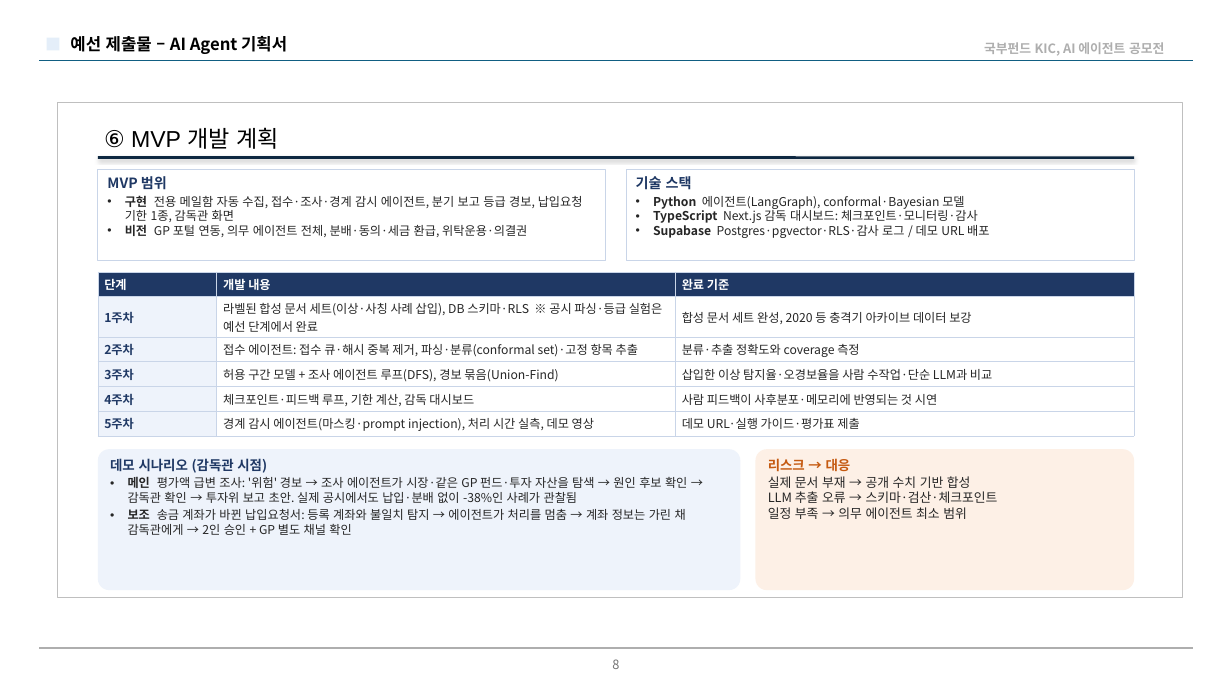
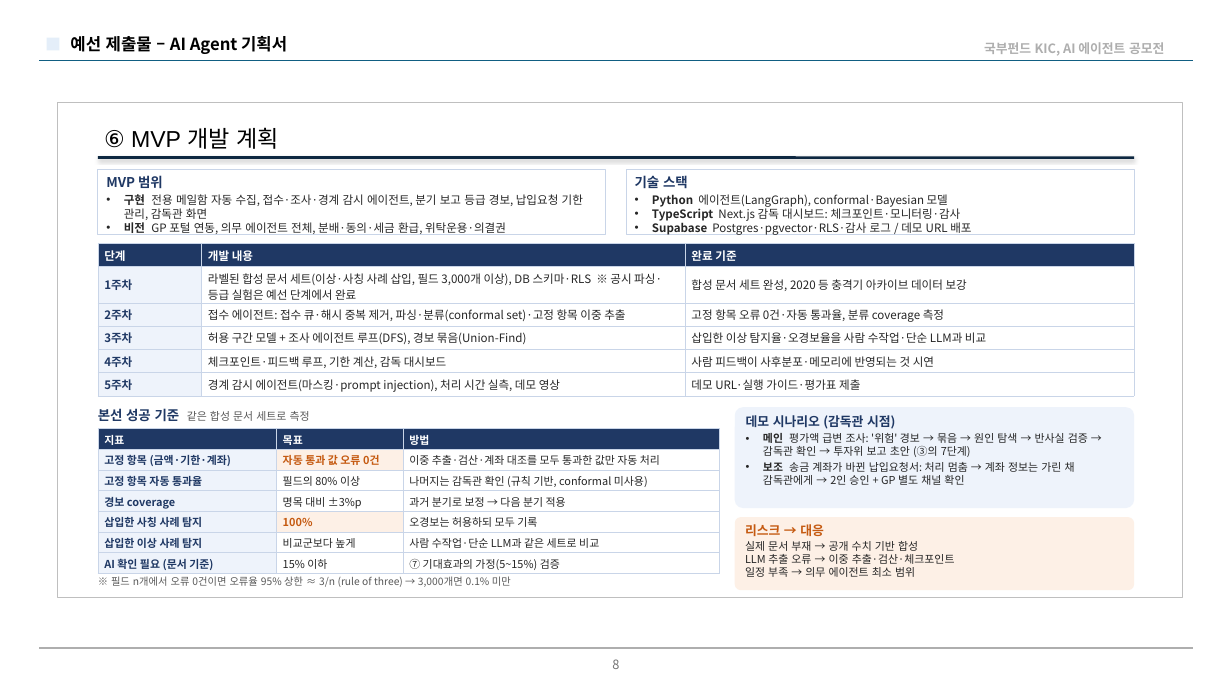
Before and after one commit to Chaewon-Park-STUDY/KIC-AI-Agent-2026, a slide deck: slide 8 of docs/proposal/HumanSight_proposal_draft_v7.pptx. Drawn at 1232x693 pixels with LibreOffice and Linux fonts; fonts in the diff are those of the drawing; background and template pictures are left out. Boxes give left, top, right and bottom in pixels: in the first picture for what was removed or moved away, otherwise in the second. Text is boxed around its words. In the diff, an @@ line names an element or a change of style, - is before the commit and + after.

```diff
--- a/docs/proposal/HumanSight_proposal_draft_v7.pptx
+++ b/docs/proposal/HumanSight_proposal_draft_v7.pptx
@@ rectangle "MVP 범위": place and size @@
-rectangle "MVP 범위" at box(98, 170, 606, 261)
+rectangle "MVP 범위" at box(98, 170, 606, 235)
@@ text in rectangle at box(106, 175, 506, 235): size 11 to 10.5 pt in "MVP 범위"; size 9.5 to 9 pt in "비전 GP 포털 연동, 의무 에이전트 전체, ..." @@
@@ rectangle "기술 스택": place and size @@
-rectangle "기술 스택" at box(627, 170, 1135, 261)
+rectangle "기술 스택" at box(627, 170, 1135, 235)
@@ rectangle "기술 스택" at box(627, 170, 1135, 235): size 11 to 10.5 pt in "기술 스택"; size 9.5 to 9 pt @@
@@ text in rectangle at box(124, 194, 583, 220): text changed; size 9.5 to 9 pt @@
-• 구현 전용 메일함 자동 수집, 접수·조사·경계 감시 에이전트, 분기 보고 등급 경보, 납입요청 기한 1종, 감독관 화면
+• 구현 전용 메일함 자동 수집, 접수·조사·경계 감시 에이전트, 분기 보고 등급 경보, 납입요청 기한 관리, 감독관 화면
@@ table at box(98, 244, 1134, 396) @@
-row 2, column 2: 라벨된 합성 문서 세트(이상·사칭 사례 삽입), DB 스키마·RLS ※ 공시 파싱·등급 실험은 예선 단계에서 완료
+row 2, column 2: 라벨된 합성 문서 세트(이상·사칭 사례 삽입, 필드 3,000개 이상), DB 스키마·RLS ※ 공시 파싱·등급 실험은 예선 단계에서 완료
-row 3, column 2: 접수 에이전트: 접수 큐·해시 중복 제거, 파싱·분류(conformal set)·고정 항목 추출
+row 3, column 2: 접수 에이전트: 접수 큐·해시 중복 제거, 파싱·분류(conformal set)·고정 항목 이중 추출
-row 3, column 3: 분류·추출 정확도와 coverage 측정
+row 3, column 3: 고정 항목 오류 0건·자동 통과율, 분류 coverage 측정
@@ size 9.5 to 9 pt in "단계", "개발 내용", "완료 기준", "1주차" and 11 more places @@
@@ table: place and size @@
-table at box(98, 272, 1134, 436)
+table at box(98, 244, 1134, 396)
@@ text added at box(98, 408, 310, 422), 8.5 pt, text #595959 @@
+본선 성공 기준 같은 합성 문서 세트로 측정
@@ rounded rectangle "데모 시나리오 (감독관 시점)": place and size @@
-rounded rectangle "데모 시나리오 (감독관 시점)" at box(98, 449, 740, 591)
+rounded rectangle "데모 시나리오 (감독관 시점)" at box(735, 408, 1134, 508)
@@ text in rounded rectangle at box(746, 415, 895, 429): size 10.5 to 10 pt in "데모 시나리오 (감독관 시점)" @@
@@ table added at box(98, 429, 720, 574), 7 rows, 3 columns @@
+지표 | 목표 | 방법
+고정 항목 (금액·기한·계좌) | 자동 통과 값 오류 0건 | 이중 추출·검산·계좌 대조를 모두 통과한 값만 자동 처리
+고정 항목 자동 통과율 | 필드의 80% 이상 | 나머지는 감독관 확인 (규칙 기반, conformal 미사용)
+경보 coverage | 명목 대비 ±3%p | 과거 분기로 보정 → 다음 분기 적용
+삽입한 사칭 사례 탐지 | 100% | 오경보는 허용하되 모두 기록
+삽입한 이상 사례 탐지 | 비교군보다 높게 | 사람 수작업·단순 LLM과 같은 세트로 비교
+AI 확인 필요 (문서 기준) | 15% 이하 | ⑦ 기대효과의 가정(5~15%) 검증
@@ text in rounded rectangle at box(763, 433, 1088, 485): text changed; size 9.5 to 8.5 pt @@
-• 메인 평가액 급변 조사: '위험' 경보 → 조사 에이전트가 시장·같은 GP 펀드·투자 자산을 탐색 → 원인 후보 확인 → 감독관 확인 → 투자위 보고 초안. 실제 공시에서도 납입·분배 없이 -38%인 사례가 관찰됨
-• 보조 송금 계좌가 바뀐 납입요청서: 등록 계좌와 불일치 탐지 → 에이전트가 처리를 멈춤 → 계좌 정보는 가린 채 감독관에게 → 2인 승인 + GP 별도 채널 확인
+• 메인 평가액 급변 조사: '위험' 경보 → 묶음 → 원인 탐색 → 반사실 검증 → 감독관 확인 → 투자위 보고 초안 (③의 7단계)
+• 보조 송금 계좌가 바뀐 납입요청서: 처리 멈춤 → 계좌 정보는 가린 채 감독관에게 → 2인 승인 + GP 별도 채널 확인
@@ rounded rectangle "리스크 → 대응": place and size @@
-rounded rectangle "리스크 → 대응" at box(756, 449, 1135, 591)
+rounded rectangle "리스크 → 대응" at box(735, 518, 1134, 591)
@@ text in rounded rectangle at box(745, 524, 918, 577): size 10.5 to 10 pt in "리스크 → 대응"; size 10 to 8.5 pt in "실제 문서 부재 → 공개 수치 기반 ...", "일정 부족 → 의무 에이전트 최소 범위" @@
@@ text in rounded rectangle at box(745, 554, 955, 564): text changed; size 10 to 8.5 pt @@
-LLM 추출 오류 → 스키마·검산·체크포인트
+LLM 추출 오류 → 이중 추출·검산·체크포인트
@@ text added at box(111, 576, 511, 587), 8 pt, text #595959 @@
+※ 필드 n개에서 오류 0건이면 오류율 95% 상한 ≈ 3/n (rule of three) → 3,000개면 0.1% 미만
```
Also in this commit, not shown: 1 other slide changed, 3 other files.
